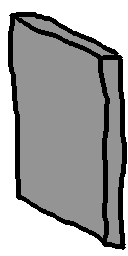
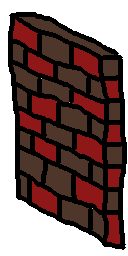
The second 128 × 256 image is a revision of the first. Changes to its layers:
added layer "Layer copy" above "Layer" over [13, 17, 122, 244]
"Layer": opacity 100% → 45% over [13, 17, 122, 244]
